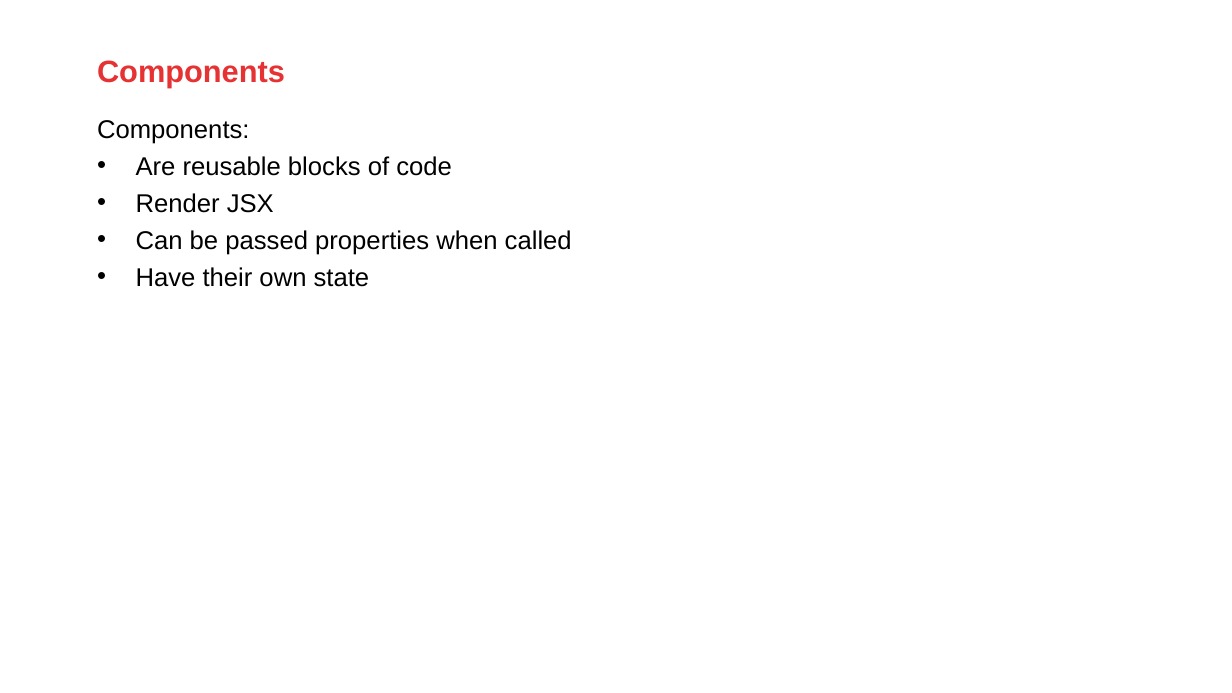
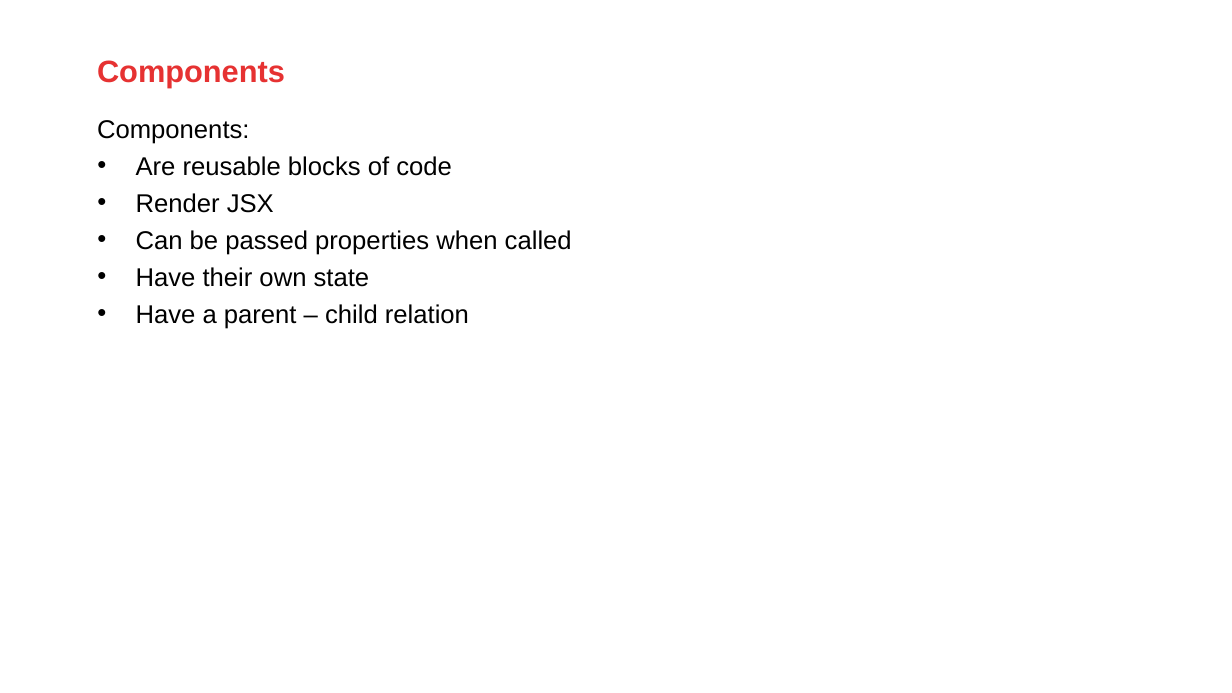
Before and after one commit to AMIS-Services/react-series, a slide deck: slide 3 of sig1/slides/SIG react 1.pptx. Drawn at 1232x693 pixels with LibreOffice and Linux fonts; fonts in the diff are those of the drawing; background and template pictures are left out. Boxes give left, top, right and bottom in pixels: in the first picture for what was removed or moved away, otherwise in the second. Text is boxed around its words. In the diff, an @@ line names an element or a change of style, - is before the commit and + after.

```diff
--- a/sig1/slides/SIG react 1.pptx
+++ b/sig1/slides/SIG react 1.pptx
@@ text at bbox=[136, 304, 469, 329]: paragraph added @@
+• Have a parent – child relation
```
Also in this commit, not shown: 7 other slides changed, 1 slide added, 21 other files.
